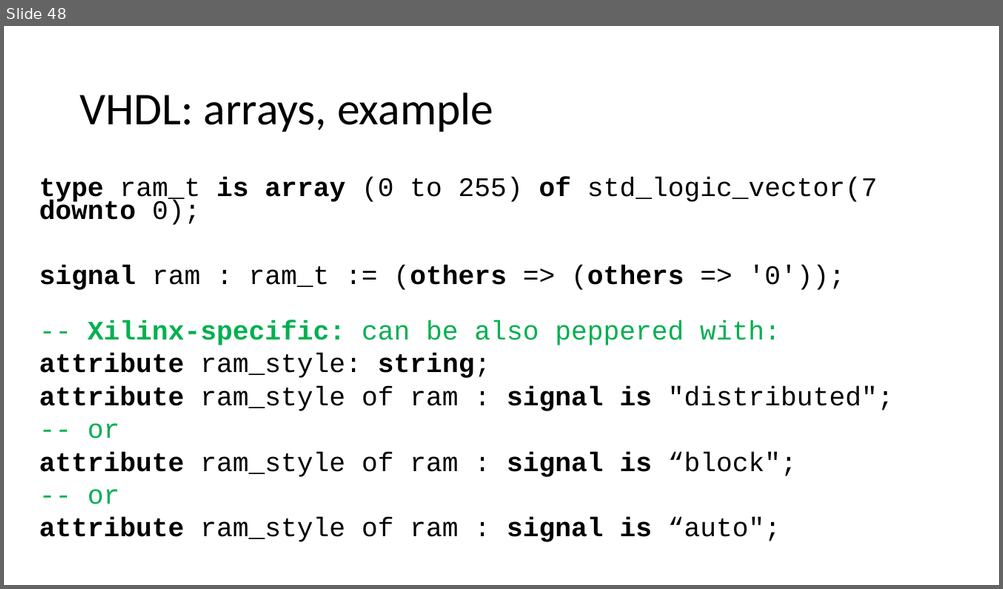
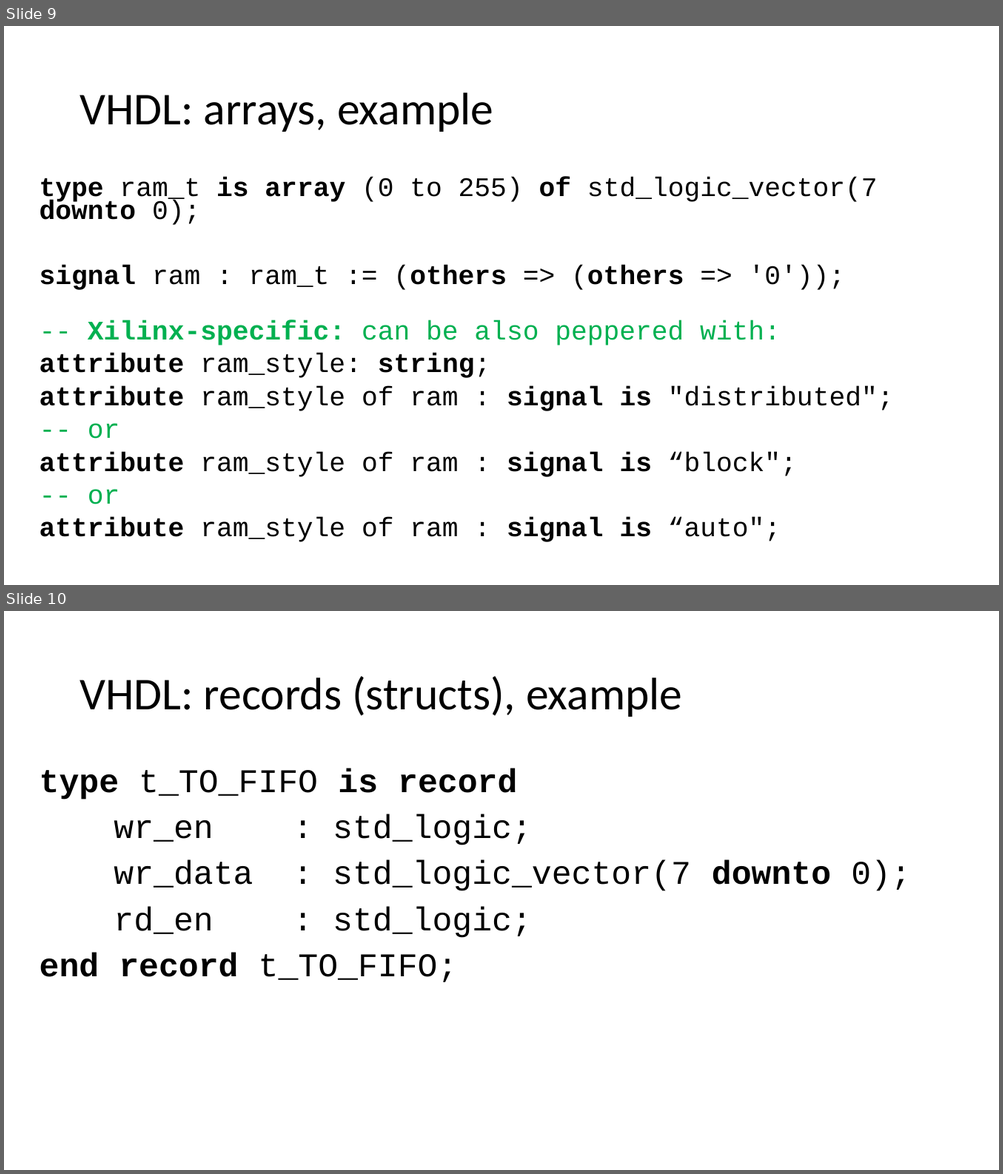
Before and after one commit to quarck/vhdl_intro, a slide deck: part2.pptx. Shown one above the other, each under a label of ours: slide 48 before the commit, slides 9 and 10 after it. The pictures are 1003x589 and 1003x1174 pixels, drawn with LibreOffice and Linux fonts; fonts in the diff are those of the drawing. Boxes give left, top, right and bottom in pixels: in the first picture for what was removed or moved away, otherwise in the second. Text is boxed around its words. In the diff, an @@ line names an element or a change of style, - is before the commit and + after.

```diff
--- a/part2.pptx
+++ b/part2.pptx
@@ slide 10 added at (x1=4, y1=611, x2=999, y2=1170), background #FFFFFF @@
@@ title added at (x1=79, y1=676, x2=682, y2=717), 44 pt, text #000000 @@
+VHDL: records (structs), example
@@ text added at (x1=40, y1=769, x2=910, y2=982), 32 pt, text #000000 @@
+type t_TO_FIFO is record
+wr_en : std_logic;
+wr_data : std_logic_vector(7 downto 0);
+rd_en : std_logic;
+end record t_TO_FIFO;
@@ what was slide 48 is now slide 9 @@
```
Also in this commit, not shown: 2 slides changed.
